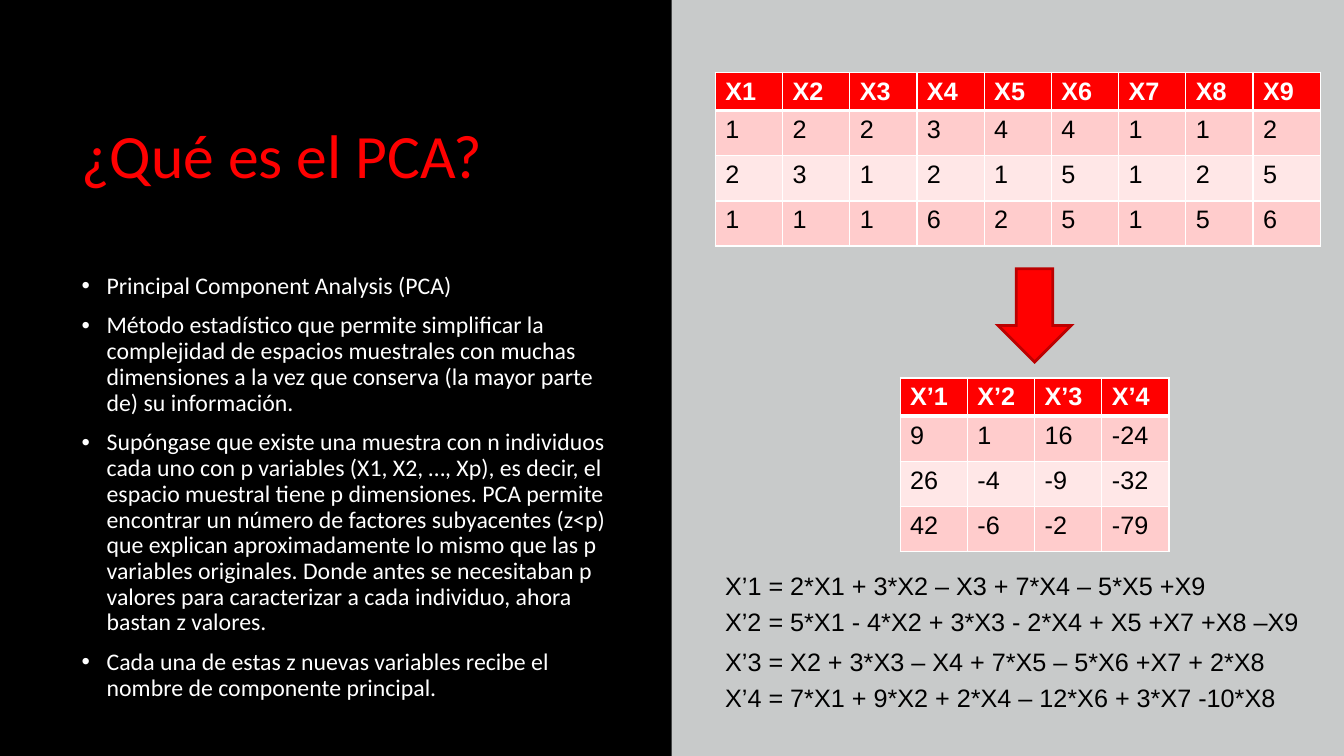
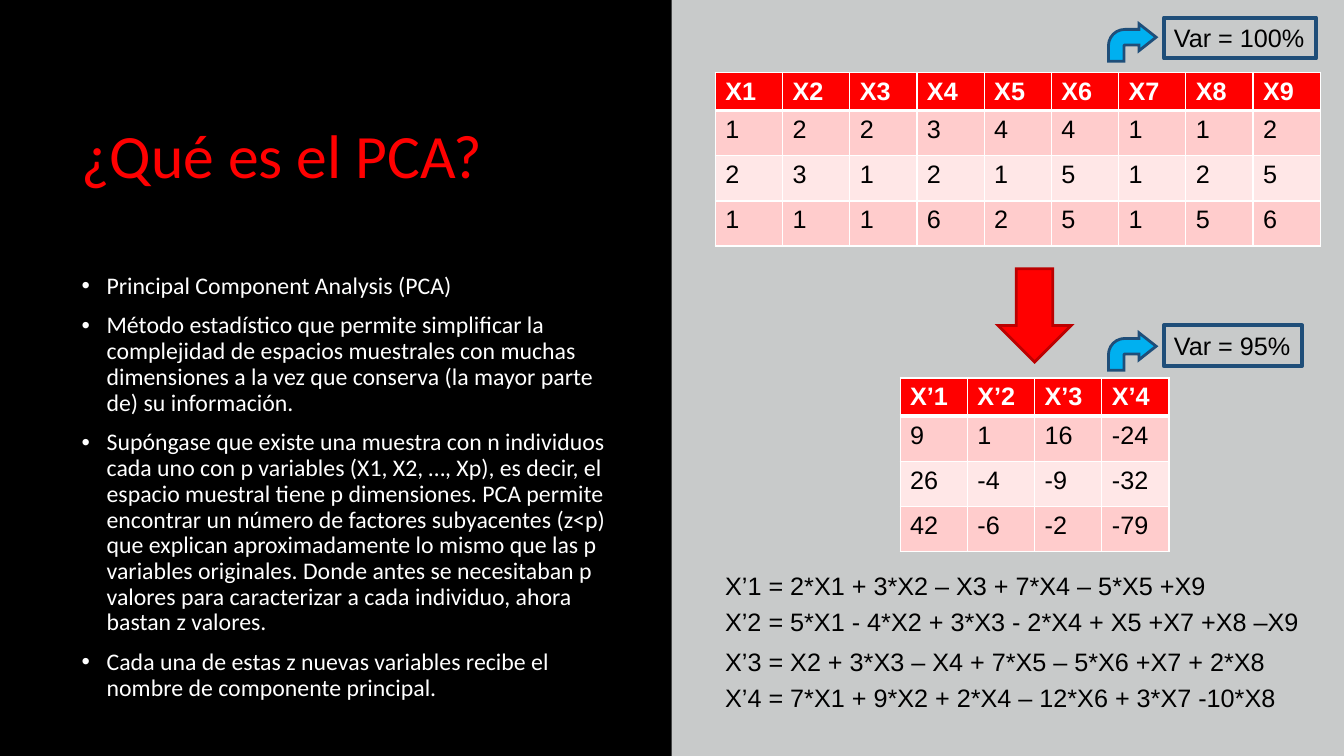
Before and after one commit to franciscocanon-thebridge/bootcamp_thebridge_PTSep20, a slide deck: slide 2 of Bloque 3 - Machine Learning/02_No supervisado/PCA/Machine Learning - PCA.pptx. Drawn at 1344x756 pixels with LibreOffice and Linux fonts; fonts in the diff are those of the drawing. Boxes give left, top, right and bottom in pixels: in the first picture for what was removed or moved away, otherwise in the second. Text is boxed around its words. In the diff, an @@ line names an element or a change of style, - is before the commit and + after.

```diff
--- a/Bloque 3 - Machine Learning/02_No supervisado/PCA/Machine Learning - PCA.pptx
+++ b/Bloque 3 - Machine Learning/02_No supervisado/PCA/Machine Learning - PCA.pptx
@@ bent arrow added at [1109, 24, 1156, 62], fill #00B0F0, outline #1F4E79 2 pt @@
@@ rectangle added at [1165, 18, 1317, 58], outline #1F4E79 3 pt, 18 pt, text #000000 @@
+Var = 100%
@@ rectangle added at [1165, 326, 1303, 366], outline #1F4E79 3 pt, 18 pt, text #000000 @@
+Var = 95%
@@ bent arrow added at [1109, 333, 1156, 370], fill #00B0F0, outline #1F4E79 2 pt @@
```
Also in this commit, not shown: 2 other slides changed.
